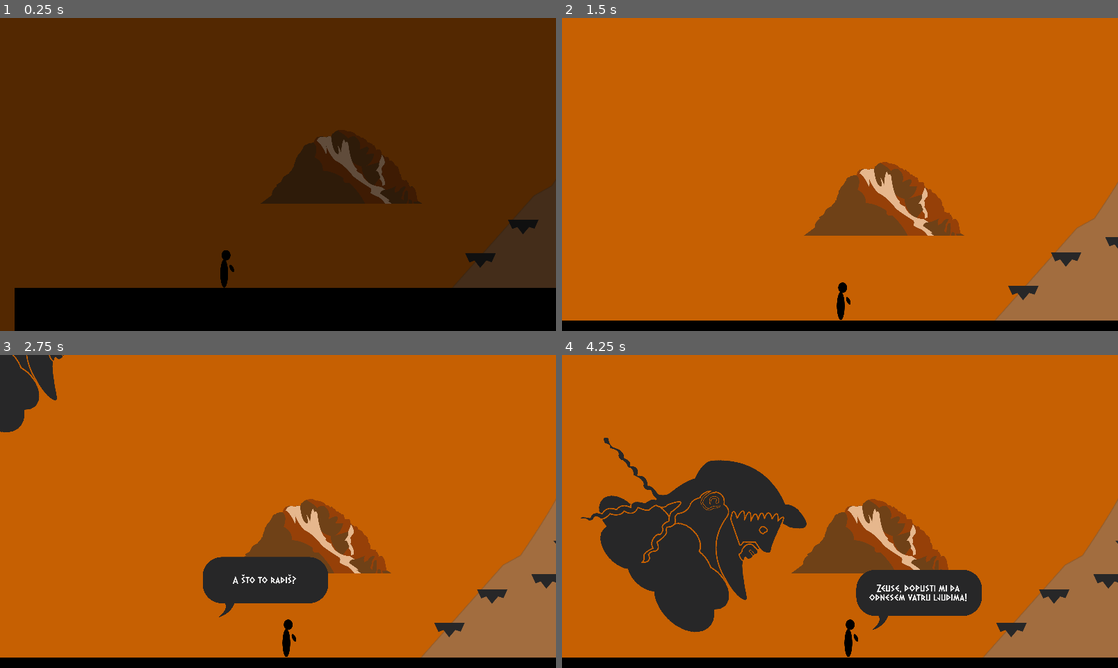
Above: before the commit, frames 1-4 (two rows, left to right).
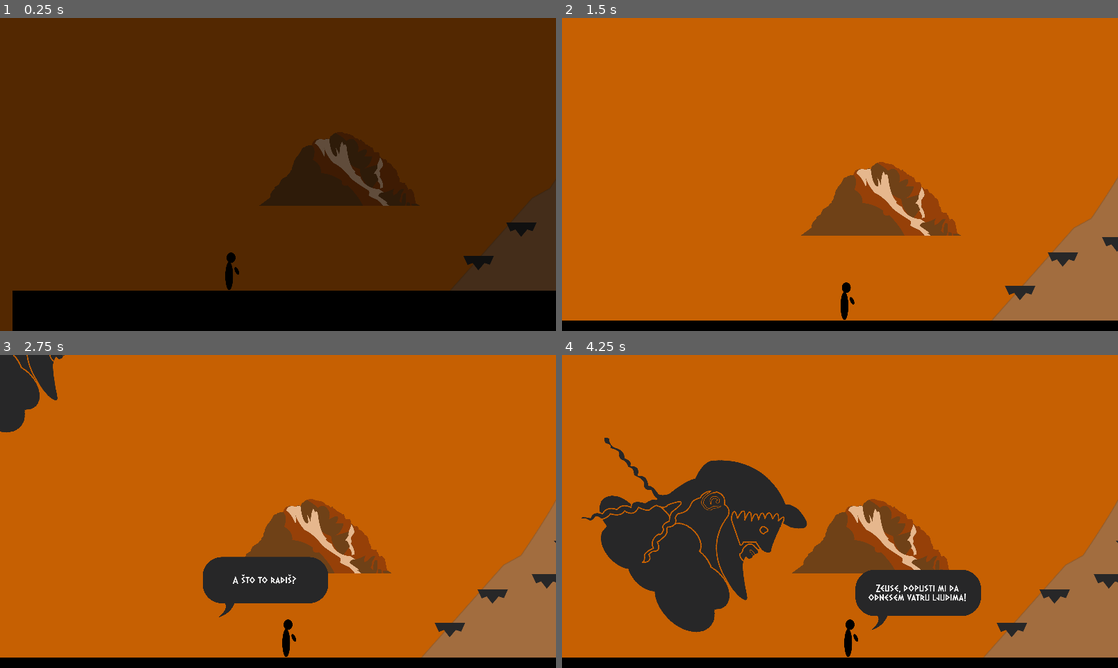
Above: after the commit, the same moments.

Repository: franmatijevic/GreekPlatformer
Game: Godot game, scene res://src/myths/myth_1/levels/level_1.tscn
Two runs of this game, one before a commit and one after it. Both use one fixed random seed, a clock stepped at 60 frames per second and the inputs below. Before the commit the project starts from res://src/levels/finalLevels/level_1.tscn. The engine's default icon, where the game draws it, is replaced by a stand-in: a white triangle on a blue panel in a dark square.
Inputs:
- Up to frame 1 (0.25 s): no input
- Up to frame 2 (1.5 s): tap Enter (ui_accept) at 0.5, 0.77 s; hold D (right) from 0.53 s (still down); tap Space (pickThrow) at 0.6 s; tap F (shoot) at 1.35 s
- Up to frame 3 (2.75 s): tap Enter (ui_accept) at 1.52, 2 s; release D (right) at 2.03 s; hold A (left) from 2.03 s (still down); tap Space (pickThrow) at 2.1 s
- Up to frame 4 (4.25 s): release A (left) at 2.78 s; hold D (right) from 2.78 s (still down); tap F (shoot) at 2.85 s; tap Enter (ui_accept) at 3.02, 3.77 s; tap Space (pickThrow) at 3.6 s

The runs differ from the first frame. In frame 1, 2.0% of the frame differs, in the area x 2-100%, y 35-100%; in frame 2, 1.6%; in frame 3, 0.4%; in frame 4, 1.5%.

Commit message:
File system structure for final scenes changed

Diff:
--- a/greekplatformer/project.godot
+++ b/greekplatformer/project.godot
@@ -11,7 +11,7 @@
 [application]
 
 config/name="GreekPlatformer"
-run/main_scene="res://src/levels/finalLevels/level_1.tscn"
+run/main_scene="res://src/myths/myth_1/levels/level_1.tscn"
 config/features=PackedStringArray("4.3", "Forward Plus")
 run/max_fps=60
 config/icon="res://icon.svg"
--- a/greekplatformer/src/levels/finalLevels/level_1.tscn
+++ /dev/null
@@ -1,91 +0,0 @@
-[gd_scene load_steps=16 format=3 uid="uid://dy1pvoqi4xt8x"]
-
-[ext_resource type="PackedScene" uid="uid://dj8amtyq3pmuk" path="res://src/levels/generic_level.tscn" id="1_c5rsu"]
-[ext_resource type="PackedScene" uid="uid://djhrg1dr3rm7p" path="res://src/player/prometheus/prometheus.tscn" id="2_gr02m"]
-[ext_resource type="Texture2D" uid="uid://ckpb2gx5h311f" path="res://src/environment/environmentArt/olimp.png" id="2_r1swl"]
-[ext_resource type="Texture2D" uid="uid://cbn4vcflc2dsc" path="res://src/environment/environmentArt/planinaPozadina.png" id="3_qykho"]
-[ext_resource type="PackedScene" uid="uid://dryw6f1ldmo8v" path="res://src/dialogue/dialogueArea.tscn" id="4_8nr8u"]
-[ext_resource type="PackedScene" uid="uid://cgk8wq1kwrnb0" path="res://src/ui/dialogue_player.tscn" id="5_gruuc"]
-[ext_resource type="Script" path="res://src/ui/dialoguePlayer.gd" id="6_pav88"]
-[ext_resource type="Texture2D" uid="uid://b1dpp00kfs5i2" path="res://src/environment/NPCs/NPCArt/Zeus/zeusGlavaOblakMono.png" id="8_0n21w"]
-[ext_resource type="PackedScene" uid="uid://ce5li6vdurv2g" path="res://src/levels/finalLevels/roomsLevel1/scene_1.tscn" id="8_5f6q4"]
-[ext_resource type="Script" path="res://src/environment/NPCs/NPC.gd" id="9_6bubv"]
-[ext_resource type="PackedScene" uid="uid://byqxl2umwlcci" path="res://src/dialogue/speechBubble.tscn" id="9_kjp2t"]
-[ext_resource type="PackedScene" uid="uid://bj5hnkidodqeq" path="res://src/levels/finalLevels/roomsLevel1/scene_2.tscn" id="10_jg6un"]
-[ext_resource type="PackedScene" uid="uid://cntqlyusl0bno" path="res://src/levels/finalLevels/roomsLevel1/scene_3.tscn" id="11_idnj5"]
-[ext_resource type="PackedScene" uid="uid://c20usakr3hbgc" path="res://src/levels/test_level_rooms/MountainEntrance.tscn" id="14_e4c4k"]
-
-[sub_resource type="RectangleShape2D" id="RectangleShape2D_8hqll"]
-size = Vector2(224, 303)
-
-[node name="testLevel" node_paths=PackedStringArray("current_room") instance=ExtResource("1_c5rsu")]
-current_room = NodePath("Scene_1")
-
-[node name="Camera" parent="." index="3" node_paths=PackedStringArray("player")]
-player = NodePath("../Player")
-
-[node name="Camera2D" parent="Camera" index="0"]
-zoom = Vector2(0.705, 0.705)
-
-[node name="Olimp" type="Sprite2D" parent="." index="4"]
-position = Vector2(888, 75)
-scale = Vector2(0.848261, 0.848261)
-texture = ExtResource("2_r1swl")
-
-[node name="PlaninaPozadina" type="Sprite2D" parent="." index="5"]
-position = Vector2(6665, -1984)
-scale = Vector2(5.36, 5.36)
-texture = ExtResource("3_qykho")
-
-[node name="CanvasLayerPause" parent="." index="6"]
-layer = 2
-
-[node name="DialogueAreaZeus" parent="." index="7" instance=ExtResource("4_8nr8u")]
-process_mode = 0
-position = Vector2(858, 753)
-dialogueKey = "lvl_1_1"
-oneTime = true
-
-[node name="CollisionShape2D" parent="DialogueAreaZeus" index="0"]
-shape = SubResource("RectangleShape2D_8hqll")
-
-[node name="DialoguePlayer" parent="." index="8" instance=ExtResource("5_gruuc")]
-z_index = 100
-scale = Vector2(15.815, 15.815)
-script = ExtResource("6_pav88")
-sceneTextFile = "res://src/dialogue/level_1_dialogue/lvl_1.json"
-speechBubbleScene = ExtResource("9_kjp2t")
-
-[node name="Scene_1" parent="." index="9" instance=ExtResource("8_5f6q4")]
-z_index = 0
-
-[node name="Scene_2" parent="." index="10" instance=ExtResource("10_jg6un")]
-
-[node name="Scene_3" parent="." index="11" instance=ExtResource("11_idnj5")]
-
-[node name="Zeus" type="Sprite2D" parent="." index="12"]
-position = Vector2(-1277, -1728)
-rotation = 0.615819
-scale = Vector2(1.38879, 1.38879)
-texture = ExtResource("8_0n21w")
-script = ExtResource("9_6bubv")
-entryPosition = Vector2(-1277, -1728)
-exitPosition = Vector2(-1277, -1728)
-speed = 1000.0
-
-[node name="ZeusDialogueMarker" type="Marker2D" parent="Zeus" index="0"]
-position = Vector2(2250.47, 779.472)
-
-[node name="DialogueLayer" type="CanvasLayer" parent="." index="13"]
-
-[node name="Player" parent="." index="14" instance=ExtResource("2_gr02m")]
-position = Vector2(168, 736)
-jump_height = 250.0
-
-[node name="PlayerDialogueMarker" type="Marker2D" parent="Player" index="8"]
-position = Vector2(306, 218)
-
-[node name="Room" parent="." index="15" instance=ExtResource("14_e4c4k")]
-position = Vector2(6512, -3704)
-
-[editable path="DialogueAreaZeus"]
--- a/greekplatformer/src/levels/levelElements/passage.tscn
+++ b/greekplatformer/src/levels/levelElements/passage.tscn
@@ -9,6 +9,7 @@
 [node name="Passage" type="Area2D"]
 collision_layer = 0
 script = ExtResource("1_k60ua")
+path = "res://src/myths/myth_1/levels/level_2.tscn"
 
 [node name="Pixel1x1" type="Sprite2D" parent="."]
 scale = Vector2(192, 192)
--- a/greekplatformer/src/levels/test_level1.tscn
+++ /dev/null
@@ -1,37 +0,0 @@
-[gd_scene load_steps=8 format=3 uid="uid://dt268si0825a6"]
-
-[ext_resource type="PackedScene" uid="uid://dj8amtyq3pmuk" path="res://src/levels/generic_level.tscn" id="1_ew411"]
-[ext_resource type="PackedScene" uid="uid://dpk0rlxpn4h88" path="res://src/player/player.tscn" id="2_bcidw"]
-[ext_resource type="PackedScene" uid="uid://bjwpcl3f268h5" path="res://src/levels/test_level_rooms/soba_1.tscn" id="3_oaiym"]
-[ext_resource type="PackedScene" uid="uid://bfogytv5q02fn" path="res://src/levels/test_level_rooms/soba_2.tscn" id="4_l06kj"]
-[ext_resource type="PackedScene" uid="uid://cuxjdcuj3e2bj" path="res://src/levels/test_level_rooms/soba_3.tscn" id="5_3o0v4"]
-[ext_resource type="PackedScene" uid="uid://ihf0fm4fvepw" path="res://src/levels/test_level_rooms/soba_4.tscn" id="6_g7mr8"]
-[ext_resource type="PackedScene" uid="uid://cry7ue7lta84u" path="res://src/levels/test_level_rooms/soba_5.tscn" id="7_kvr3i"]
-
-[node name="testLevel1" node_paths=PackedStringArray("current_room") instance=ExtResource("1_ew411")]
-position = Vector2(36, -7)
-current_room = NodePath("Soba1")
-
-[node name="Camera" parent="." index="3" node_paths=PackedStringArray("player")]
-player = NodePath("../Player")
-
-[node name="Player" parent="." index="4" instance=ExtResource("2_bcidw")]
-position = Vector2(-1390, 140)
-
-[node name="Soba1" parent="." index="5" instance=ExtResource("3_oaiym")]
-position = Vector2(-1517, -785)
-
-[node name="Soba2" parent="." index="6" instance=ExtResource("4_l06kj")]
-position = Vector2(2537, -657)
-
-[node name="Soba3" parent="." index="7" instance=ExtResource("5_3o0v4")]
-position = Vector2(7870, -2961)
-
-[node name="Soba4" parent="." index="8" instance=ExtResource("6_g7mr8")]
-position = Vector2(12302, -4369)
-
-[node name="Soba5" parent="." index="9" instance=ExtResource("7_kvr3i")]
-position = Vector2(16515, -5137)
-
-[node name="CanvasLayerPause" parent="." index="10"]
-follow_viewport_scale = 377.106
--- /dev/null
+++ b/greekplatformer/src/myths/myth_1/levels/level_1.tscn
@@ -0,0 +1,91 @@
+[gd_scene load_steps=16 format=3 uid="uid://dy1pvoqi4xt8x"]
+
+[ext_resource type="PackedScene" uid="uid://dj8amtyq3pmuk" path="res://src/levels/generic_level.tscn" id="1_0e6ak"]
+[ext_resource type="Texture2D" uid="uid://ckpb2gx5h311f" path="res://src/environment/environmentArt/olimp.png" id="2_0vc73"]
+[ext_resource type="Texture2D" uid="uid://cbn4vcflc2dsc" path="res://src/environment/environmentArt/planinaPozadina.png" id="3_stvl2"]
+[ext_resource type="PackedScene" uid="uid://dryw6f1ldmo8v" path="res://src/dialogue/dialogueArea.tscn" id="4_2jc5r"]
+[ext_resource type="PackedScene" uid="uid://cgk8wq1kwrnb0" path="res://src/ui/dialogue_player.tscn" id="5_8aggs"]
+[ext_resource type="Script" path="res://src/ui/dialoguePlayer.gd" id="6_s7xjg"]
+[ext_resource type="PackedScene" uid="uid://byqxl2umwlcci" path="res://src/dialogue/speechBubble.tscn" id="7_j8v7e"]
+[ext_resource type="PackedScene" uid="uid://ce5li6vdurv2g" path="res://src/myths/myth_1/rooms/roomsLevel1/scene_1.tscn" id="8_rq302"]
+[ext_resource type="PackedScene" uid="uid://bj5hnkidodqeq" path="res://src/myths/myth_1/rooms/roomsLevel1/scene_2.tscn" id="9_a1ew1"]
+[ext_resource type="PackedScene" uid="uid://cntqlyusl0bno" path="res://src/myths/myth_1/rooms/roomsLevel1/scene_3.tscn" id="10_8l4dm"]
+[ext_resource type="Texture2D" uid="uid://b1dpp00kfs5i2" path="res://src/environment/NPCs/NPCArt/Zeus/zeusGlavaOblakMono.png" id="11_6ytnd"]
+[ext_resource type="Script" path="res://src/environment/NPCs/NPC.gd" id="12_v3ewr"]
+[ext_resource type="PackedScene" uid="uid://djhrg1dr3rm7p" path="res://src/player/prometheus/prometheus.tscn" id="13_s3rpa"]
+[ext_resource type="PackedScene" uid="uid://c20usakr3hbgc" path="res://src/levels/test_level_rooms/MountainEntrance.tscn" id="14_r2nsp"]
+
+[sub_resource type="RectangleShape2D" id="RectangleShape2D_8hqll"]
+size = Vector2(224, 303)
+
+[node name="level1" node_paths=PackedStringArray("current_room") instance=ExtResource("1_0e6ak")]
+current_room = NodePath("Scene_1")
+
+[node name="Camera" parent="." index="3" node_paths=PackedStringArray("player")]
+player = NodePath("../Player")
+
+[node name="Camera2D" parent="Camera" index="0"]
+zoom = Vector2(0.705, 0.705)
+
+[node name="Olimp" type="Sprite2D" parent="." index="4"]
+position = Vector2(888, 75)
+scale = Vector2(0.848261, 0.848261)
+texture = ExtResource("2_0vc73")
+
+[node name="PlaninaPozadina" type="Sprite2D" parent="." index="5"]
+position = Vector2(6665, -1984)
+scale = Vector2(5.36, 5.36)
+texture = ExtResource("3_stvl2")
+
+[node name="CanvasLayerPause" parent="." index="6"]
+layer = 2
+
+[node name="DialogueAreaZeus" parent="." index="7" instance=ExtResource("4_2jc5r")]
+process_mode = 0
+position = Vector2(858, 753)
+dialogueKey = "lvl_1_1"
+oneTime = true
+
+[node name="CollisionShape2D" parent="DialogueAreaZeus" index="0"]
+shape = SubResource("RectangleShape2D_8hqll")
+
+[node name="DialoguePlayer" parent="." index="8" instance=ExtResource("5_8aggs")]
+z_index = 100
+scale = Vector2(15.815, 15.815)
+script = ExtResource("6_s7xjg")
+sceneTextFile = "res://src/dialogue/level_1_dialogue/lvl_1.json"
+speechBubbleScene = ExtResource("7_j8v7e")
+
+[node name="Scene_1" parent="." index="9" instance=ExtResource("8_rq302")]
+z_index = 0
+
+[node name="Scene_2" parent="." index="10" instance=ExtResource("9_a1ew1")]
+
+[node name="Scene_3" parent="." index="11" instance=ExtResource("10_8l4dm")]
+
+[node name="Zeus" type="Sprite2D" parent="." index="12"]
+position = Vector2(-1277, -1728)
+rotation = 0.615819
+scale = Vector2(1.38879, 1.38879)
+texture = ExtResource("11_6ytnd")
+script = ExtResource("12_v3ewr")
+entryPosition = Vector2(-1277, -1728)
+exitPosition = Vector2(-1277, -1728)
+speed = 1000.0
+
+[node name="ZeusDialogueMarker" type="Marker2D" parent="Zeus" index="0"]
+position = Vector2(2250.47, 779.472)
+
+[node name="DialogueLayer" type="CanvasLayer" parent="." index="13"]
+
+[node name="Player" parent="." index="14" instance=ExtResource("13_s3rpa")]
+position = Vector2(210, 680)
+jump_height = 250.0
+
+[node name="PlayerDialogueMarker" type="Marker2D" parent="Player" index="8"]
+position = Vector2(306, 218)
+
+[node name="Room" parent="." index="15" instance=ExtResource("14_r2nsp")]
+position = Vector2(6512, -3704)
+
+[editable path="DialogueAreaZeus"]
--- /dev/null
+++ b/greekplatformer/src/myths/myth_1/levels/level_2.tscn
@@ -0,0 +1,34 @@
+[gd_scene load_steps=8 format=3 uid="uid://dt268si0825a6"]
+
+[ext_resource type="PackedScene" uid="uid://dj8amtyq3pmuk" path="res://src/levels/generic_level.tscn" id="1_goh0a"]
+[ext_resource type="PackedScene" uid="uid://djhrg1dr3rm7p" path="res://src/player/prometheus/prometheus.tscn" id="2_hlsjp"]
+[ext_resource type="PackedScene" uid="uid://bjwpcl3f268h5" path="res://src/myths/myth_1/rooms/roomsLevel1/soba_1.tscn" id="3_tuqd1"]
+[ext_resource type="PackedScene" uid="uid://bfogytv5q02fn" path="res://src/myths/myth_1/rooms/roomsLevel1/soba_2.tscn" id="4_2vaqy"]
+[ext_resource type="PackedScene" uid="uid://cuxjdcuj3e2bj" path="res://src/myths/myth_1/rooms/roomsLevel1/soba_3.tscn" id="5_qyfq7"]
+[ext_resource type="PackedScene" uid="uid://ihf0fm4fvepw" path="res://src/myths/myth_1/rooms/roomsLevel1/soba_4.tscn" id="6_ksauk"]
+[ext_resource type="PackedScene" uid="uid://cry7ue7lta84u" path="res://src/myths/myth_1/rooms/roomsLevel1/soba_5.tscn" id="7_2jacc"]
+
+[node name="level2" node_paths=PackedStringArray("current_room") instance=ExtResource("1_goh0a")]
+position = Vector2(36, -7)
+current_room = NodePath("Soba1")
+
+[node name="Player" parent="." index="4" instance=ExtResource("2_hlsjp")]
+position = Vector2(-1386, 136)
+
+[node name="Soba1" parent="." index="5" instance=ExtResource("3_tuqd1")]
+position = Vector2(-1517, -785)
+
+[node name="Soba2" parent="." index="6" instance=ExtResource("4_2vaqy")]
+position = Vector2(2537, -657)
+
+[node name="Soba3" parent="." index="7" instance=ExtResource("5_qyfq7")]
+position = Vector2(7870, -2961)
+
+[node name="Soba4" parent="." index="8" instance=ExtResource("6_ksauk")]
+position = Vector2(12302, -4369)
+
+[node name="Soba5" parent="." index="9" instance=ExtResource("7_2jacc")]
+position = Vector2(16515, -5137)
+
+[node name="CanvasLayerPause" parent="." index="10"]
+follow_viewport_scale = 377.106
--- a/greekplatformer/src/ui/main_menu.gd
+++ b/greekplatformer/src/ui/main_menu.gd
@@ -1,6 +1,6 @@
 extends Node2D
 
-var new_game = "res://src/levels/finalLevels/level_1.tscn"
+var new_game = "res://src/myths/myth_1/levels/level_1.tscn"
 
 func open_menu(option_name:String):
 	for i in get_node("options").get_children():
Renamed: greekplatformer/src/levels/finalLevels/roomsLevel1/scene_1.tscn -> greekplatformer/src/myths/myth_1/rooms/roomsLevel1/scene_1.tscn
Renamed: greekplatformer/src/levels/finalLevels/roomsLevel1/scene_2.tscn -> greekplatformer/src/myths/myth_1/rooms/roomsLevel1/scene_2.tscn
Renamed: greekplatformer/src/levels/finalLevels/roomsLevel1/scene_3.tscn -> greekplatformer/src/myths/myth_1/rooms/roomsLevel1/scene_3.tscn
Renamed: greekplatformer/src/levels/test_level_rooms/soba_1.tscn -> greekplatformer/src/myths/myth_1/rooms/roomsLevel1/soba_1.tscn
Renamed: greekplatformer/src/levels/test_level_rooms/soba_2.tscn -> greekplatformer/src/myths/myth_1/rooms/roomsLevel1/soba_2.tscn
Renamed: greekplatformer/src/levels/test_level_rooms/soba_3.tscn -> greekplatformer/src/myths/myth_1/rooms/roomsLevel1/soba_3.tscn
Renamed: greekplatformer/src/levels/test_level_rooms/soba_4.tscn -> greekplatformer/src/myths/myth_1/rooms/roomsLevel1/soba_4.tscn
Renamed: greekplatformer/src/levels/test_level_rooms/soba_5.tscn -> greekplatformer/src/myths/myth_1/rooms/roomsLevel1/soba_5.tscn
Not shown, removed: greekplatformer/src/levels/finalLevels/lev19E8.tmp
Not shown, removed: greekplatformer/src/levels/finalLevels/lev365A.tmp
Not shown, removed: greekplatformer/src/levels/finalLevels/lev9BCB.tmp
